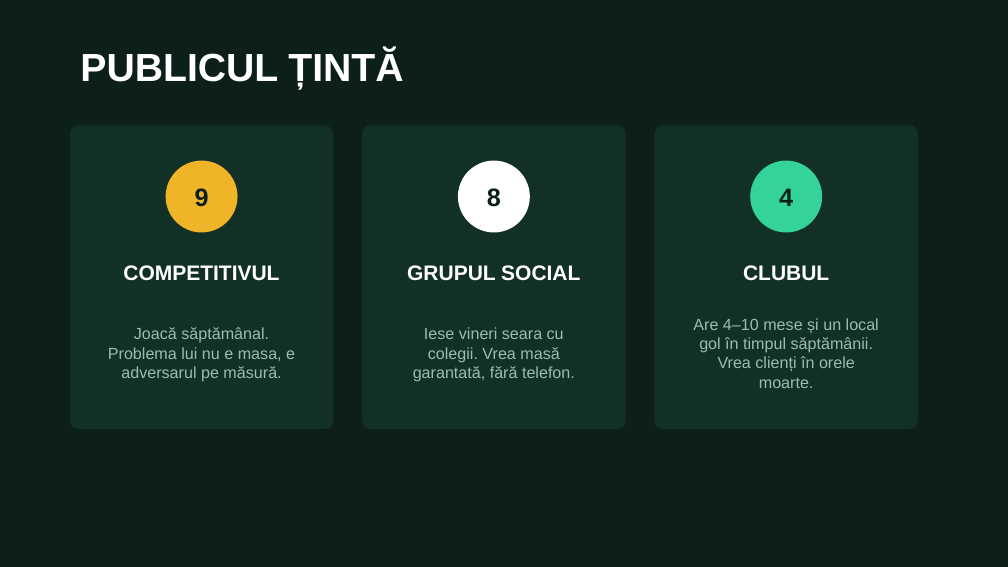
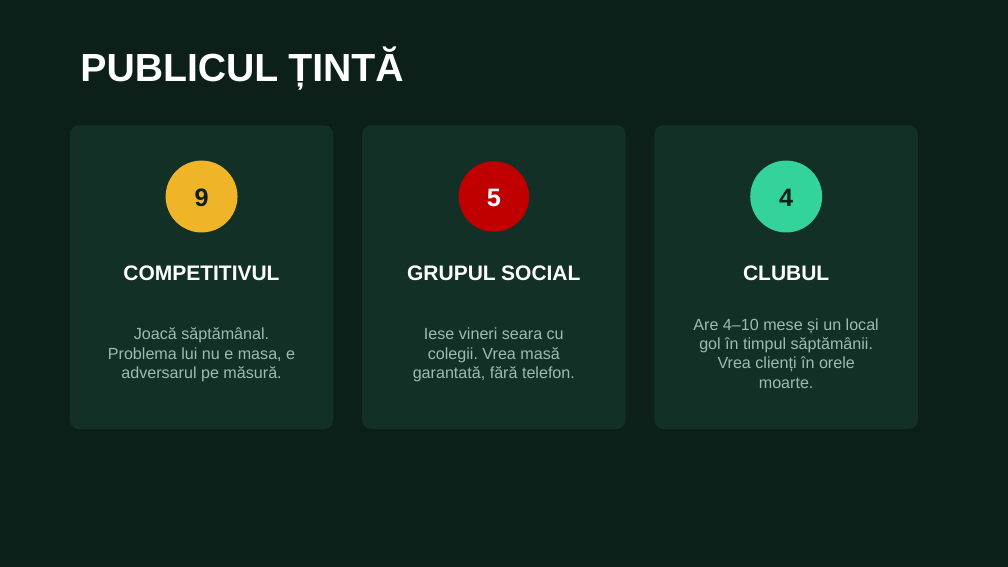
Before and after one commit to tudorgorgovan/CueUp, a slide deck: slide 7 of CueUp - prezentare.PPT. Drawn at 1008x567 pixels with LibreOffice and Linux fonts; fonts in the diff are those of the drawing. Boxes give left, top, right and bottom in pixels: in the first picture for what was removed or moved away, otherwise in the second. Text is boxed around its words. In the diff, an @@ line names an element or a change of style, - is before the commit and + after.

```diff
--- a/CueUp - prezentare.PPT
+++ b/CueUp - prezentare.PPT
@@ ellipse at box(459, 161, 529, 232): fill #FFFFFF to #C00000; outline #FFFFFF 1 pt to none @@
@@ text at box(487, 188, 501, 207): text changed; text colour #0C1F18 to #FFFFFF @@
-8
+5
```
Also in this commit, not shown: 6 other slides changed, 5 slides added.
